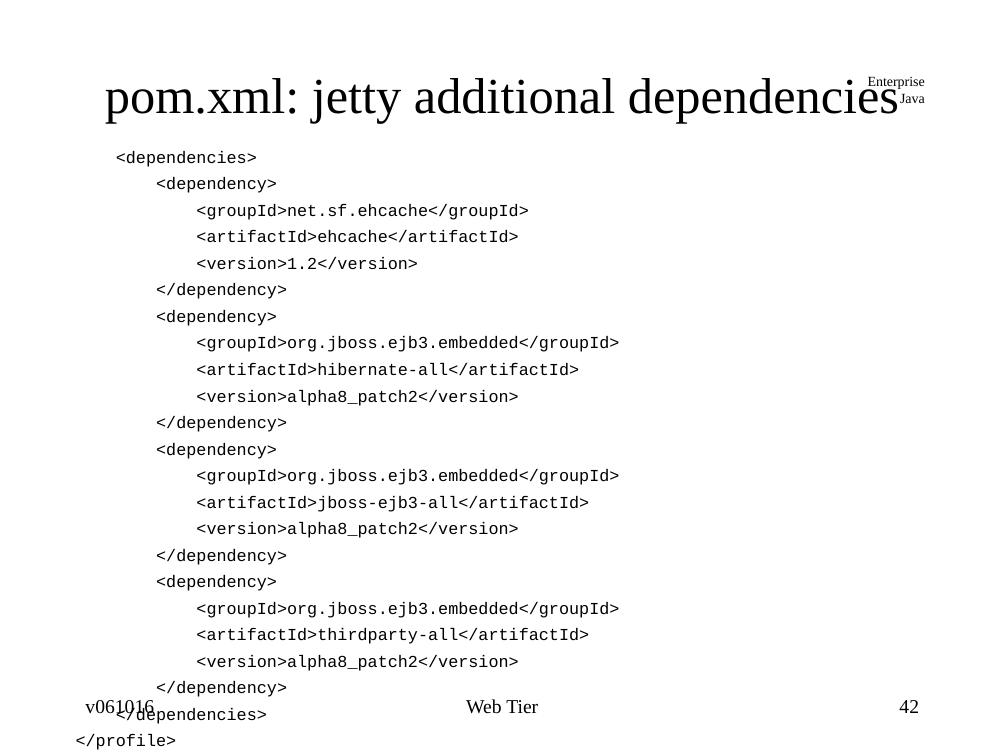
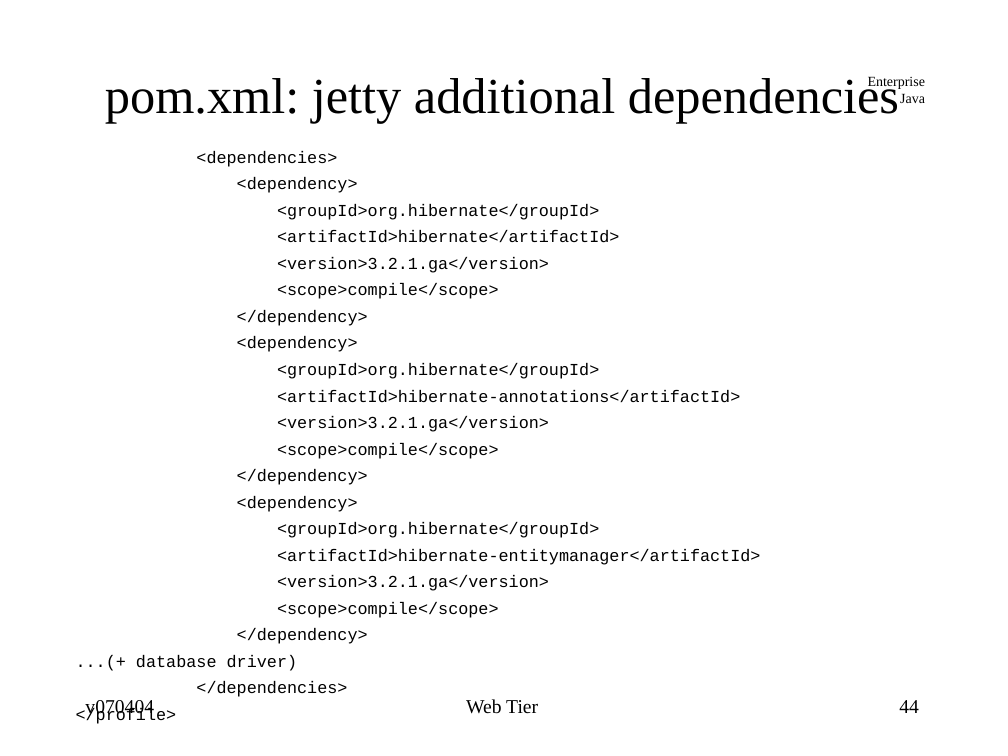
Before and after one commit to jcstaff/ejava-javaee, a slide deck: slide 44 of webtier/src/site/resources/lectures/webTier.ppt (slide 42 before the commit). Drawn at 1008x756 pixels with LibreOffice and Linux fonts; fonts in the diff are those of the drawing. Boxes give left, top, right and bottom in pixels: in the first picture for what was removed or moved away, otherwise in the second. Text is boxed around its words. In the diff, an @@ line names an element or a change of style, - is before the commit and + after.

```diff
--- a/webtier/src/site/resources/lectures/webTier.ppt
+++ b/webtier/src/site/resources/lectures/webTier.ppt
@@ text at (277, 204, 619, 299): text changed @@
-<groupId>net.sf.ehcache</groupId>
-<artifactId>ehcache</artifactId>
-<version>1.2</version>
+<groupId>org.hibernate</groupId>
+<artifactId>hibernate</artifactId>
+<version>3.2.1.ga</version>
+<scope>compile</scope>
@@ text at (277, 363, 740, 459): text changed @@
-<groupId>org.jboss.ejb3.embedded</groupId>
-<artifactId>hibernate-all</artifactId>
-<version>alpha8_patch2</version>
+<groupId>org.hibernate</groupId>
+<artifactId>hibernate-annotations</artifactId>
+<version>3.2.1.ga</version>
+<scope>compile</scope>
@@ text at (277, 522, 761, 618): text changed @@
-<groupId>org.jboss.ejb3.embedded</groupId>
-<artifactId>jboss-ejb3-all</artifactId>
-<version>alpha8_patch2</version>
+<groupId>org.hibernate</groupId>
+<artifactId>hibernate-entitymanager</artifactId>
+<version>3.2.1.ga</version>
+<scope>compile</scope>
@@ text at (136, 655, 298, 671): text changed @@
-<dependency>
-<groupId>org.jboss.ejb3.embedded</groupId>
-<artifactId>thirdparty-all</artifactId>
-<version>alpha8_patch2</version>
-</dependency>
+...(+ database driver)
@@ text at (85, 700, 154, 718): text changed @@
-v061016
+v070404
@@ page number at (899, 700, 919, 713): text changed @@
-42
+44
```
Also in this commit, not shown: 48 other slides changed, 2 slides added, 1 slide removed, 14 other files.
